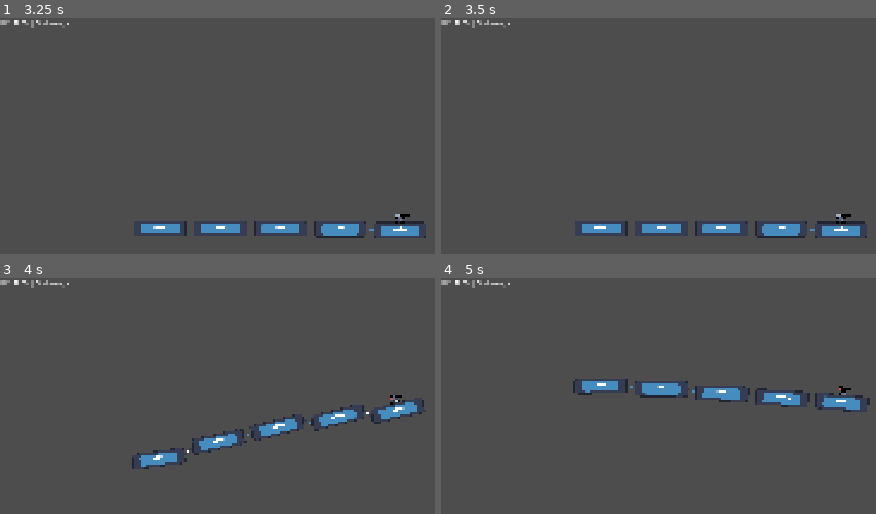
Above: before the commit, frames 1-4 (two rows, left to right).
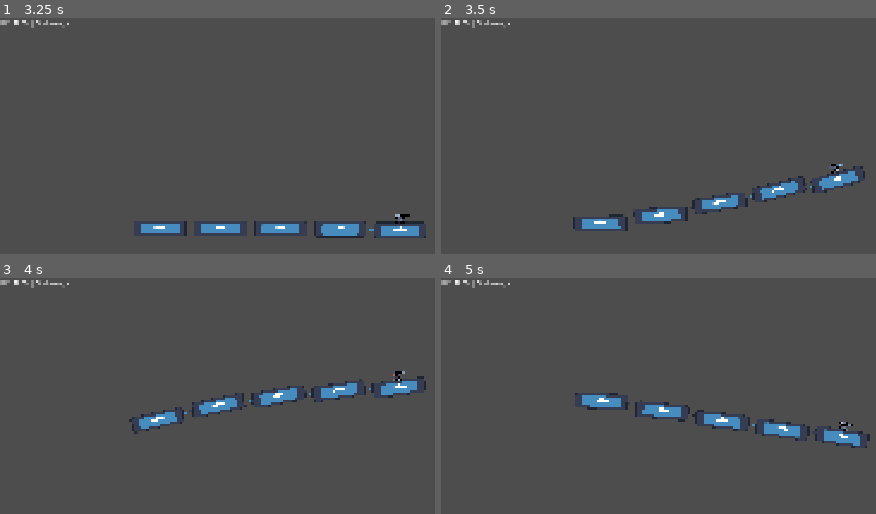
Above: after the commit, the same moments.

Repository: g3evorz/Gameseed-2026
Game: Godot game, scene res://Scenes/main.tscn
Same seed, same stepped clock (60 frames per second), same inputs: the game is played once before the commit and once after it. The engine's default icon, where the game draws it, is replaced by a stand-in: a white triangle on a blue panel in a dark square.
Inputs (mouse positions are in pixels of both pictures, inside the frame that each line leads up to):
- Up to frame 1 (3.25 s): move the mouse to (outside the picture) at 0.52 s; hold Up (ui_up) 0.53-1.25 s; click (outside the picture) at 0.67 s; drag from (outside the picture) to (404, 114) at 1.27 s; move the mouse to (outside the picture) at 2.02 s; hold Down (ui_down) 2.03-2.75 s; tap Up (ui_up) at 2.1 s; drag from (outside the picture) to (160, 176) at 2.77 s
- Up to frame 2 (3.5 s): no input
- Up to frame 3 (4 s): move the mouse to (outside the picture) at 3.52 s; hold Up (ui_up) from 3.53 s (still down)
- Up to frame 4 (5 s): release Up (ui_up) at 4.25 s; drag from (601, 436) to (845, 374) at 4.27 s

Frame 1 is identical in both runs. In frame 2, 4.3% of the frame differs, in the area x 30-98%, y 61-94%; in frame 3, 4.8%; in frame 4, 4.9%, in the area x 30-99%, y 42-73%.

Commit message:
Add SwipeControls autoload and assign icon sprites
Introduce a new SwipeControls autoload script (Script/autoload/SwipeControls.gd + .uid) to translate screen swipes into Godot Input actions (ui_up/ui_down). Register the autoload in project.godot. Update obstacle scenes (bigAsteroid, smallAsteroid, platform) to use res://icon.svg as Sprite textures and adjust their position/scale values. Also update export_presets.cfg package unique name and some dotnet export flags.

Diff:
--- a/Scenes/Components/Obstacle/bigAsteroid.tscn
+++ b/Scenes/Components/Obstacle/bigAsteroid.tscn
@@ -1,6 +1,7 @@
 [gd_scene format=3 uid="uid://dcoj4jkya8od8"]
 
 [ext_resource type="Script" uid="uid://cbmv173i77ke0" path="res://Script/enemy.gd" id="1_6rx0e"]
+[ext_resource type="Texture2D" uid="uid://c7b1a0a2yu4by" path="res://icon.svg" id="2_0lqes"]
 
 [sub_resource type="RectangleShape2D" id="RectangleShape2D_hlq78"]
 
@@ -10,6 +11,9 @@
 script = ExtResource("1_6rx0e")
 
 [node name="Sprite2D" type="Sprite2D" parent="." unique_id=1060150501]
+position = Vector2(-0.100000024, 0.19999981)
+scale = Vector2(0.21424063, 0.19697517)
+texture = ExtResource("2_0lqes")
 
 [node name="CollisionShape2D" type="CollisionShape2D" parent="." unique_id=1518009490]
 shape = SubResource("RectangleShape2D_hlq78")
--- a/Scenes/Components/Obstacle/platform.tscn
+++ b/Scenes/Components/Obstacle/platform.tscn
@@ -1,4 +1,6 @@
 [gd_scene format=3 uid="uid://ciej1ht535fuo"]
+
+[ext_resource type="Texture2D" uid="uid://c7b1a0a2yu4by" path="res://icon.svg" id="1_kqigm"]
 
 [sub_resource type="RectangleShape2D" id="RectangleShape2D_j08xn"]
 size = Vector2(381.5, 20)
@@ -8,6 +10,9 @@
 collision_mask = 3
 
 [node name="Sprite2D" type="Sprite2D" parent="." unique_id=668076494]
+position = Vector2(0.50000596, 1.0000005)
+scale = Vector2(3.0546875, 0.23437501)
+texture = ExtResource("1_kqigm")
 
 [node name="CollisionShape2D" type="CollisionShape2D" parent="." unique_id=748666245]
 shape = SubResource("RectangleShape2D_j08xn")
--- a/Scenes/Components/Obstacle/smallAsteroid.tscn
+++ b/Scenes/Components/Obstacle/smallAsteroid.tscn
@@ -1,6 +1,7 @@
 [gd_scene format=3 uid="uid://cpcua8add3i0a"]
 
 [ext_resource type="Script" uid="uid://cbmv173i77ke0" path="res://Script/enemy.gd" id="1_j403j"]
+[ext_resource type="Texture2D" uid="uid://c7b1a0a2yu4by" path="res://icon.svg" id="2_itqd3"]
 
 [sub_resource type="RectangleShape2D" id="RectangleShape2D_hlq78"]
 
@@ -10,6 +11,8 @@
 script = ExtResource("1_j403j")
 
 [node name="Sprite2D" type="Sprite2D" parent="." unique_id=1060150501]
+scale = Vector2(0.20075971, 0.20075971)
+texture = ExtResource("2_itqd3")
 
 [node name="CollisionShape2D" type="CollisionShape2D" parent="." unique_id=1518009490]
 shape = SubResource("RectangleShape2D_hlq78")
--- /dev/null
+++ b/Script/autoload/SwipeControls.gd
@@ -0,0 +1,32 @@
+extends Node
+
+var minimum_drag_distance = 100
+var swipe_start_position = Vector2.ZERO
+
+func _input(event):
+	if event is InputEventScreenTouch:
+		if event.pressed:
+			swipe_start_position = event.position
+		else:
+			_calculate_swipe(event.position)
+
+func _calculate_swipe(swipe_end_position: Vector2):
+	var swipe_distance = swipe_end_position - swipe_start_position
+
+	if abs(swipe_distance.y) > minimum_drag_distance:
+		if swipe_distance.y < 0:
+			# Panggil fungsi penipu input untuk aksi UP Anda (misal: "move_up" atau "lompat")
+			_trigger_action("ui_up")
+		else:
+			# Panggil fungsi penipu input untuk aksi DOWN Anda (misal: "move_down" atau "menunduk")
+			_trigger_action("ui_down")
+
+# Fungsi ini yang menjembatani swipe dengan Input Map bawaan Godot
+func _trigger_action(action_name: String):
+	# 1. Simulasikan aksi ditekan ke dalam sistem Godot
+	Input.action_press(action_name)
+
+	# 2. Simulasikan aksi dilepas pada frame berikutnya
+	# call_deferred sangat penting di sini agar Godot punya waktu (1 frame)
+	# untuk mendaftarkan status "is_action_just_pressed" di script karakter Anda.
+	Input.call_deferred("action_release", action_name)
--- a/project.godot
+++ b/project.godot
@@ -19,6 +19,7 @@
 
 ScoreManager="*uid://dagykubtbwaw2"
 GameManager="*uid://c43l2tgw5vtty"
+SwipeControls="*uid://3nxliqpdpb0o"
 
 [display]
 
Not shown, added: Script/autoload/SwipeControls.gd.uid
Not shown, changed: export_presets.cfg
